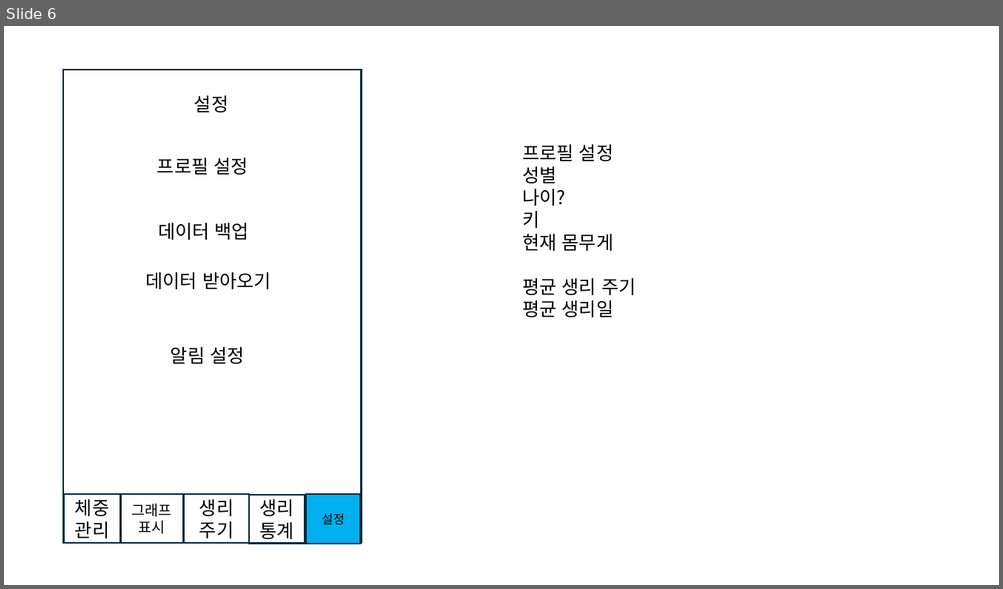
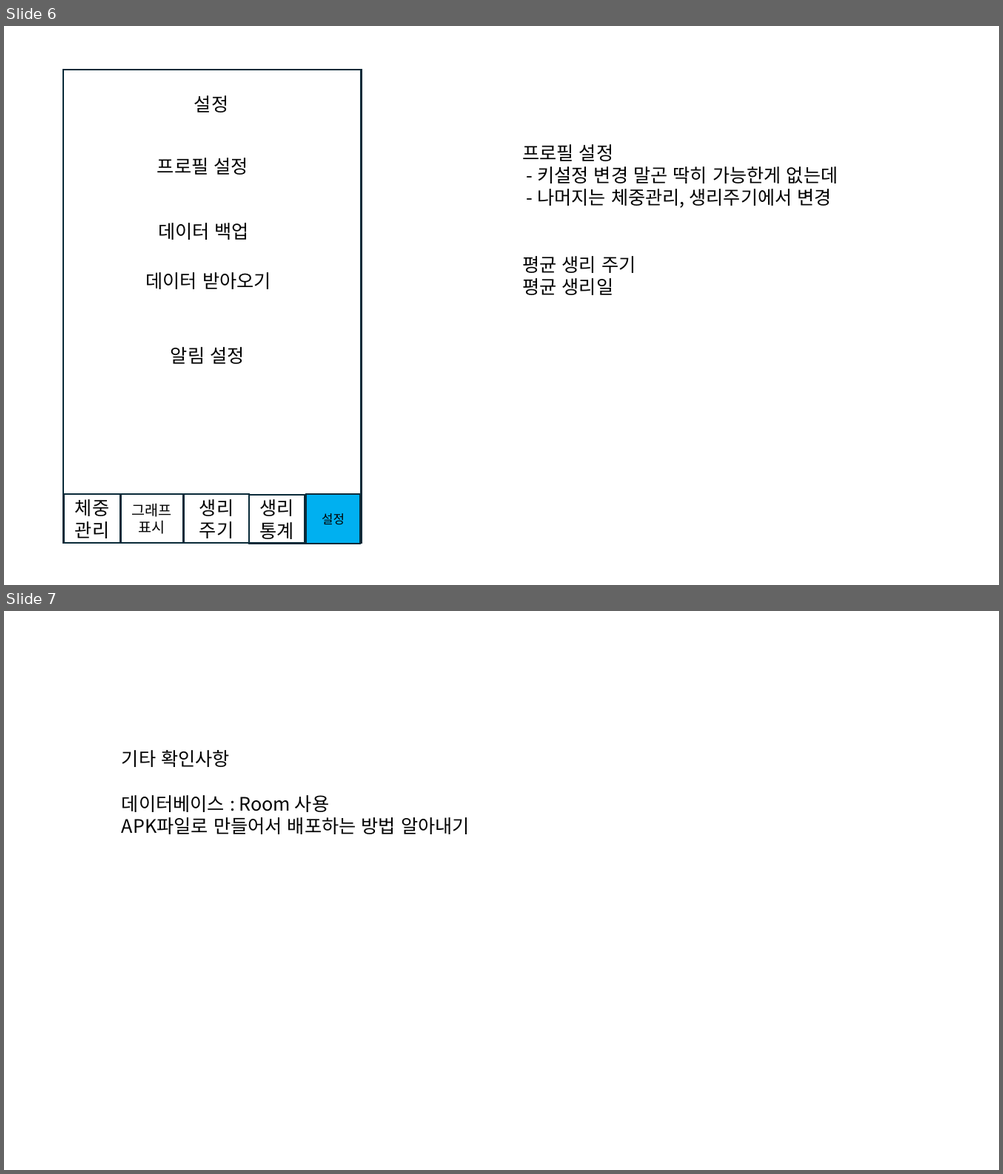
Before and after one commit to warmice8226/FemaleDataManagement, a slide deck: notion/UI 구상 및 기능 구현.pptx. Shown one above the other, each under a label of ours: slide 6 before the commit, slides 6 and 7 after it. The pictures are 1003x589 and 1003x1174 pixels, drawn with LibreOffice and Linux fonts; fonts in the diff are those of the drawing. Boxes give left, top, right and bottom in pixels: in the first picture for what was removed or moved away, otherwise in the second. Text is boxed around its words. In the diff, an @@ line names an element or a change of style, - is before the commit and + after.

Commit message:
기능구현방법 구체화

```diff
--- a/notion/UI 구상 및 기능 구현.pptx
+++ b/notion/UI 구상 및 기능 구현.pptx
@@ slide 7 added at (4,611,999,1170), background #FFFFFF @@
@@ text added at (122,750,469,834), 18 pt, text #000000 @@
+기타 확인사항
+데이터베이스 : Room 사용
+APK파일로 만들어서 배포하는 방법 알아내기
@@ slide 6 changed as well @@
@@ text at (537,167,838,208): text changed @@
-성별
-나이?
-키
-현재 몸무게
+- 키설정 변경 말곤 딱히 가능한게 없는데
+- 나머지는 체중관리, 생리주기에서 변경
```
Also in this commit, not shown: 5 other slides changed, 2 other slides added.
